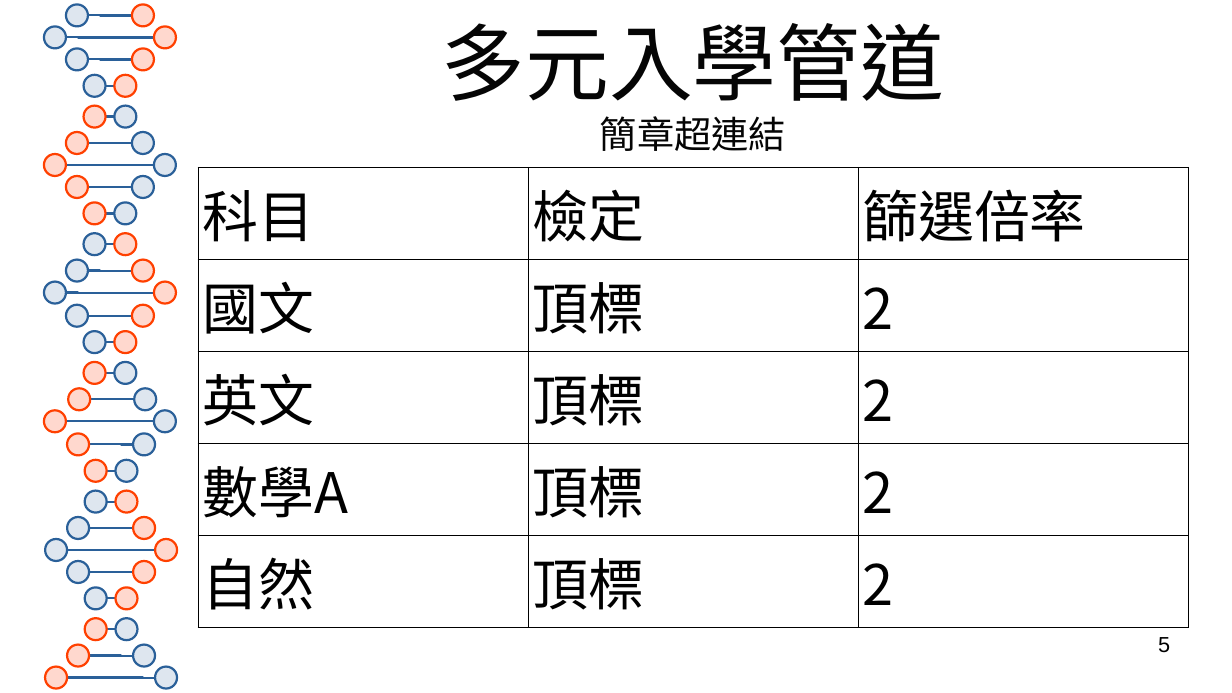
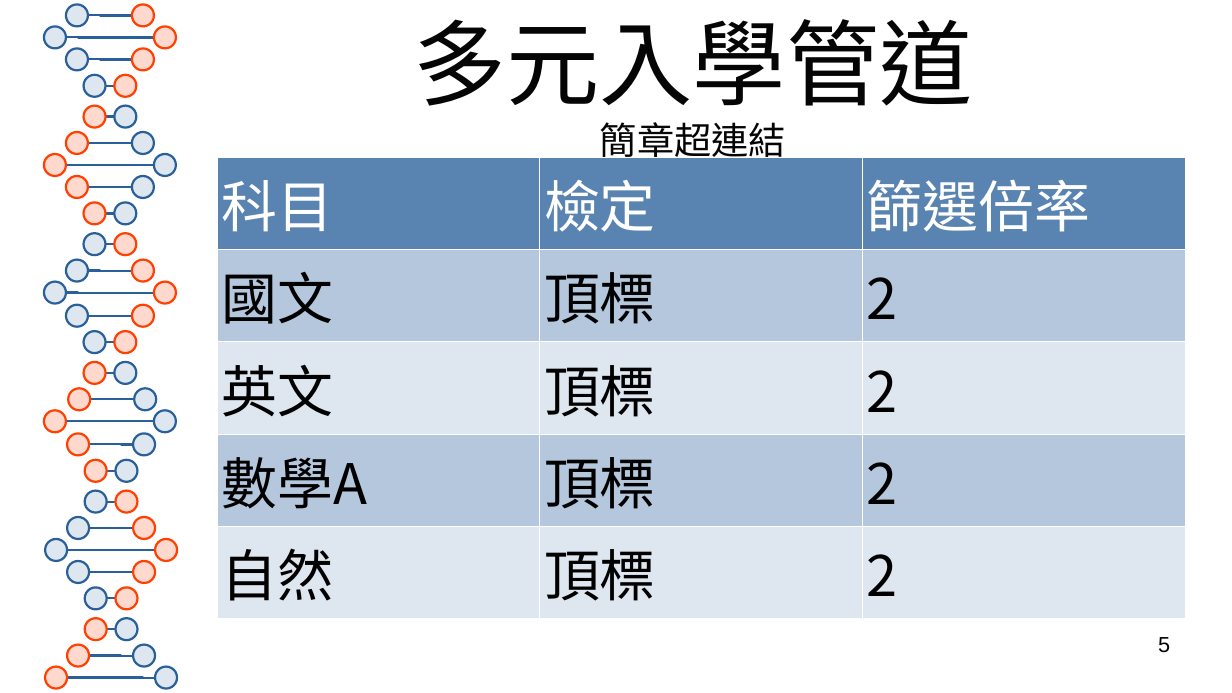
Before and after one commit to olivertzeng/homework, a slide deck: slide 5 of university/輔導報告.odp. Drawn at 1232x693 pixels with LibreOffice and Linux fonts; fonts in the diff are those of the drawing. Boxes give left, top, right and bottom in pixels: in the first picture for what was removed or moved away, otherwise in the second. Text is boxed around its words. In the diff, an @@ line names an element or a change of style, - is before the commit and + after.

```diff
--- a/university/輔導報告.odp
+++ b/university/輔導報告.odp
@@ title "多元入學管道 簡章超連結": place and size @@
-title "多元入學管道 簡章超連結" at [442,23,945,151]
+title "多元入學管道 簡章超連結" at [414,19,973,164]
@@ title "多元入學管道 簡章超連結" at [414,19,973,164]: size 54 to 60 pt in "多元入學管道" @@
@@ table at [217,157,1186,618] @@
@@ fill none to #5983B0 in row 1 @@
@@ fill none to #B4C7DC in 6 cells @@
@@ fill none to #DEE6EF in 6 cells @@
@@ text colour #000000 to #FFFFFF in "科目", "檢定", "篩選倍率" @@
@@ borders changed @@
@@ table: place and size @@
-table at [198,168,1187,617]
+table at [217,157,1186,618]
```
Also in this commit, not shown: 2 other slides changed.
